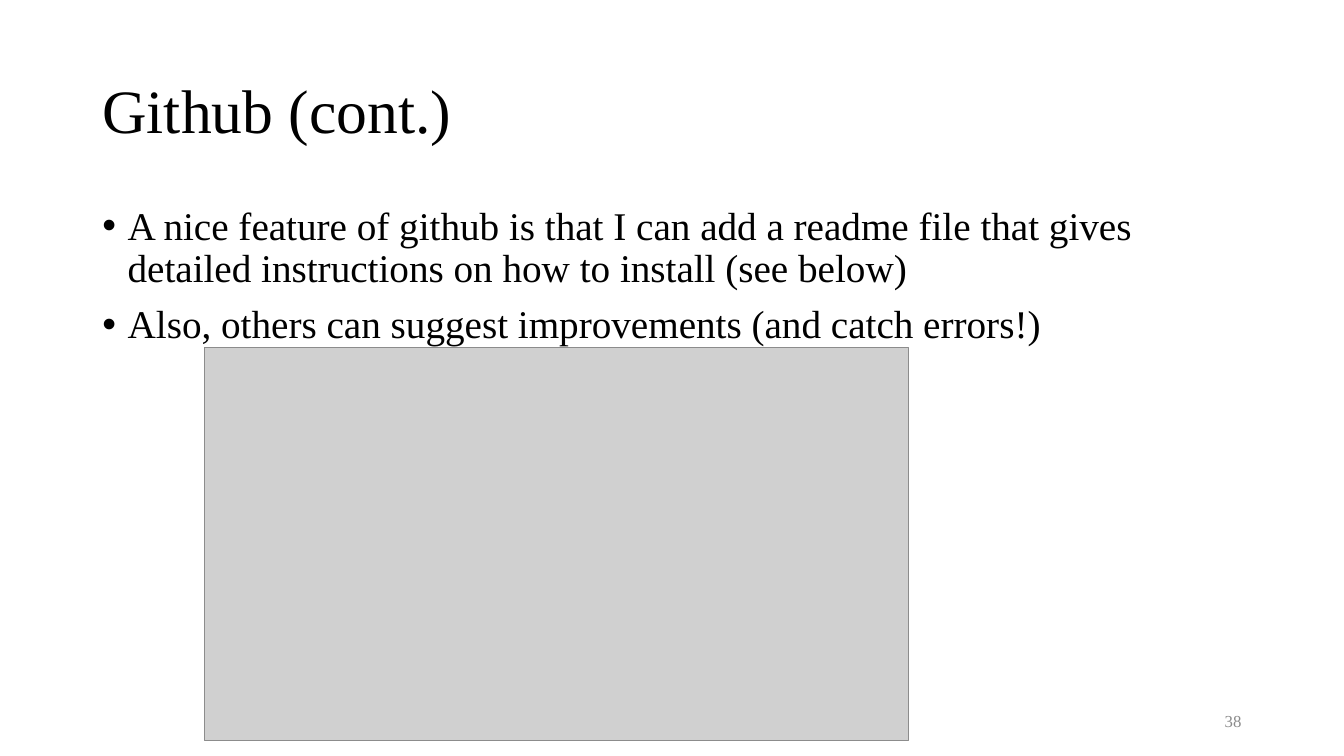
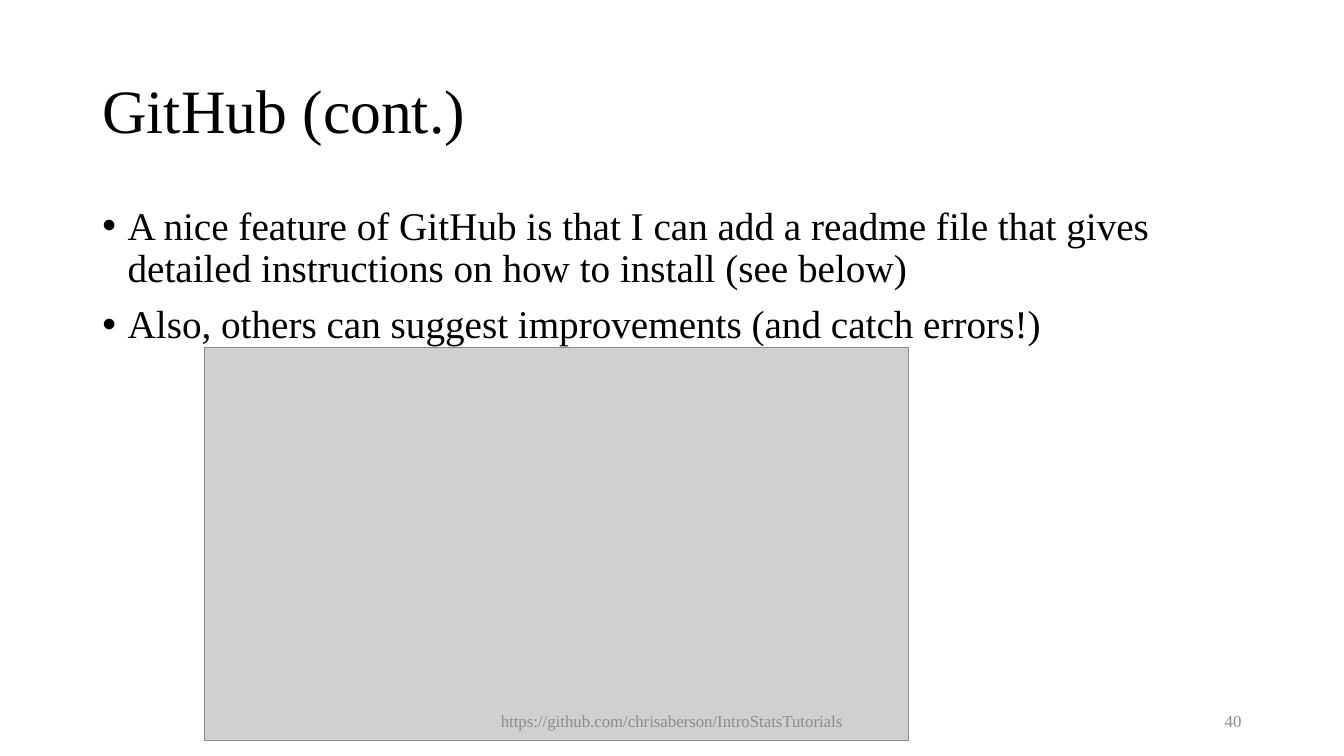
Before and after one commit to chrisaberson/IntroStatsTutorials, a slide deck: slide 40 of ppt/learnr.pptx (slide 38 before the commit). Drawn at 1344x756 pixels with LibreOffice and Linux fonts; fonts in the diff are those of the drawing; grey boxes stand for pictures. Boxes give left, top, right and bottom in pixels: in the first picture for what was removed or moved away, otherwise in the second. Text is boxed around its words. In the diff, an @@ line names an element or a change of style, - is before the commit and + after.

```diff
--- a/ppt/learnr.pptx
+++ b/ppt/learnr.pptx
@@ title at <box>102,90,465,144</box>: text changed @@
-Github (cont.)
+GitHub (cont.)
@@ text at <box>128,212,1149,290</box>: text changed @@
-• A nice feature of github is that I can add a readme file that gives detailed instructions on how to install (see below)
+• A nice feature of GitHub is that I can add a readme file that gives detailed instructions on how to install (see below)
@@ text added at <box>501,715,843,731</box>, 12 pt, text #8C8C8C @@
+https://github.com/chrisaberson/IntroStatsTutorials
@@ page number at <box>1225,716,1242,727</box>: text changed @@
-38
+40
```
Also in this commit, not shown: 41 other slides changed, 4 slides added.
